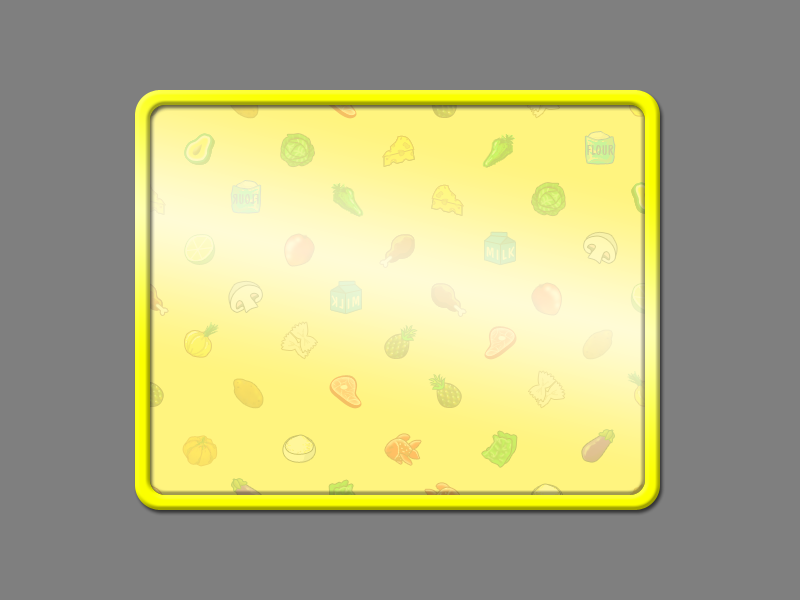
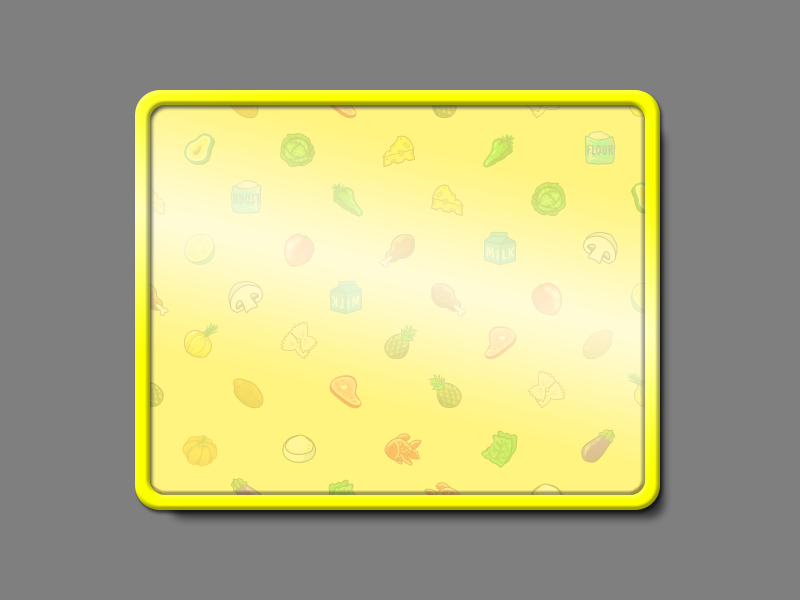
Before/after of a 800x600 layered artwork. What changed in the layer stack:
pixels changed over <box>151,109,671,525</box> (layer not identified)
